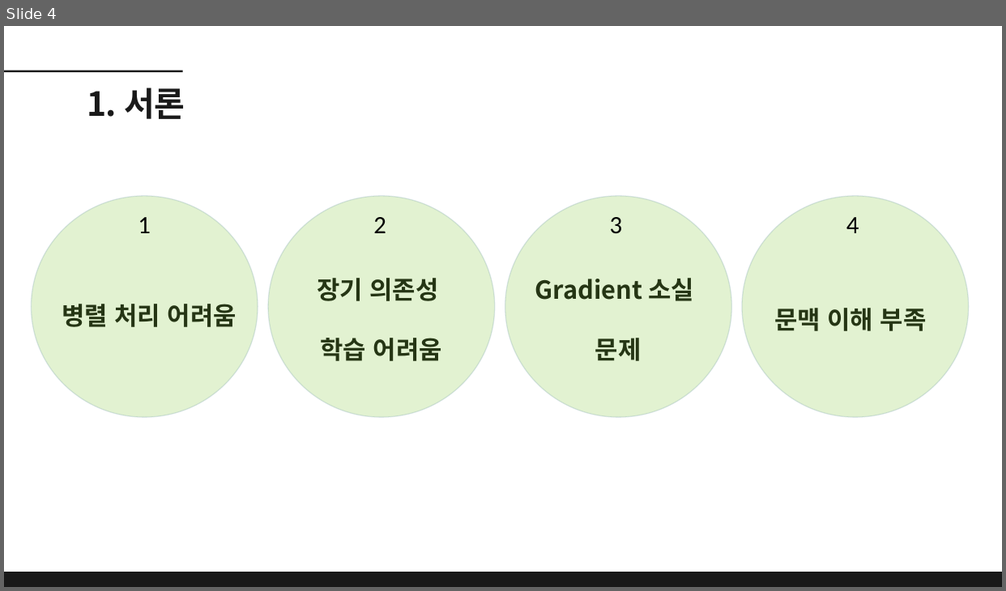
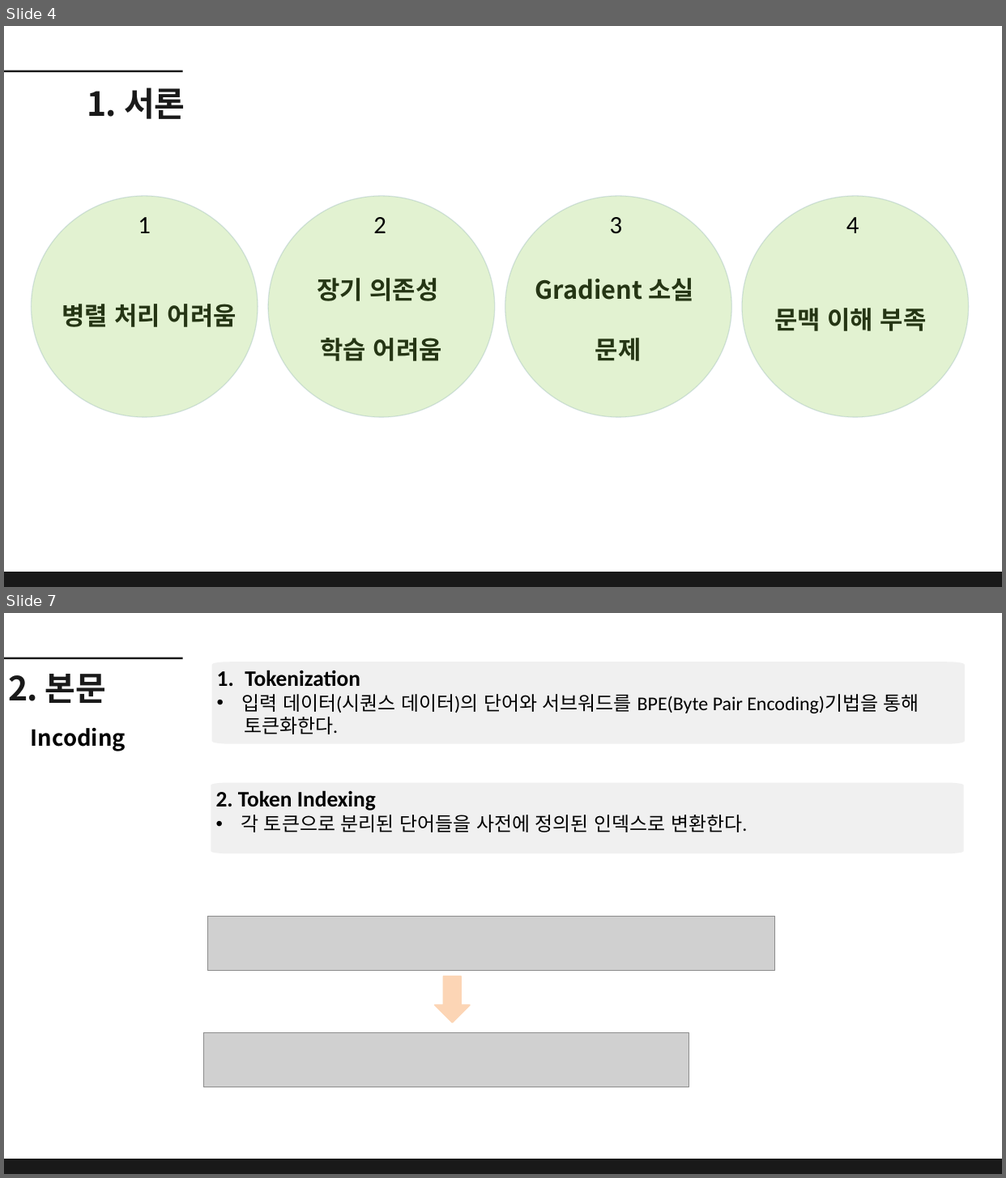
Before and after one commit to dbehdrbs0806/4th_2sem, a slide deck: ReinforcementLearning/20204077_유동균_Transformer 발표.pptx. Shown one above the other, each under a label of ours: slide 4 before the commit, slides 4 and 7 after it; the slides between them are not shown. The pictures are 1006x591 and 1006x1178 pixels, drawn with LibreOffice and Linux fonts; fonts in the diff are those of the drawing; grey boxes stand for pictures. Boxes give left, top, right and bottom in pixels: in the first picture for what was removed or moved away, otherwise in the second. Text is boxed around its words. In the diff, an @@ line names an element or a change of style, - is before the commit and + after.

```diff
--- a/ReinforcementLearning/20204077_유동균_Transformer 발표.pptx
+++ b/ReinforcementLearning/20204077_유동균_Transformer 발표.pptx
@@ slide 7 added at (x1=4, y1=613, x2=1002, y2=1174), background #FFFFFF @@
@@ line added from (4, 658) to (183, 658), #191919 3 pt @@
@@ text added at (x1=8, y1=674, x2=106, y2=703), 48 pt, text #191919, bold @@
+2. 본문
@@ freeform shape added at (x1=212, y1=662, x2=965, y2=744), fill #F0F0F0, 28 pt, text #000000 @@
+1. Tokenization
+• 입력 데이터(시퀀스 데이터)의 단어와 서브워드를 BPE(Byte Pair Encoding)기법을 통해
+토큰화한다.
@@ text added at (x1=31, y1=728, x2=126, y2=752), 32 pt, text #000000, bold @@
+Incoding
@@ freeform shape added at (x1=211, y1=782, x2=964, y2=854), fill #F0F0F0, 28 pt, text #000000 @@
+2. Token Indexing
+• 각 토큰으로 분리된 단어들을 사전에 정의된 인덱스로 변환한다.
@@ picture added at (x1=207, y1=916, x2=775, y2=970) @@
@@ down arrow added at (x1=435, y1=977, x2=470, y2=1023), fill #FCD5B5, outline #FCD5B5 2 pt @@
@@ picture added at (x1=203, y1=1033, x2=688, y2=1087) @@
@@ freeform shape added at (x1=4, y1=1160, x2=1002, y2=1174), fill #191919 @@
```
Also in this commit, not shown: 4 slides changed, 7 other slides added, 13 slides removed.
